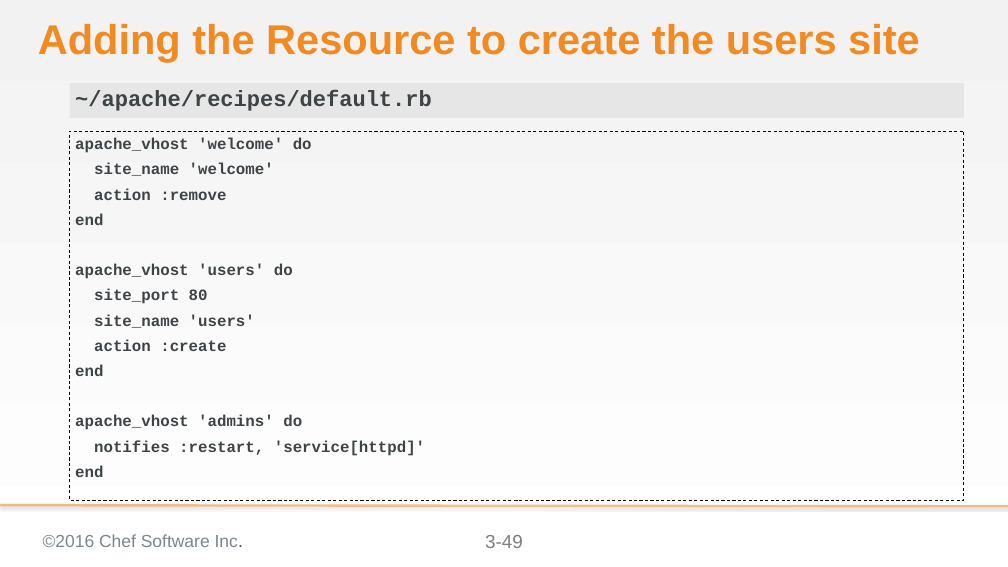
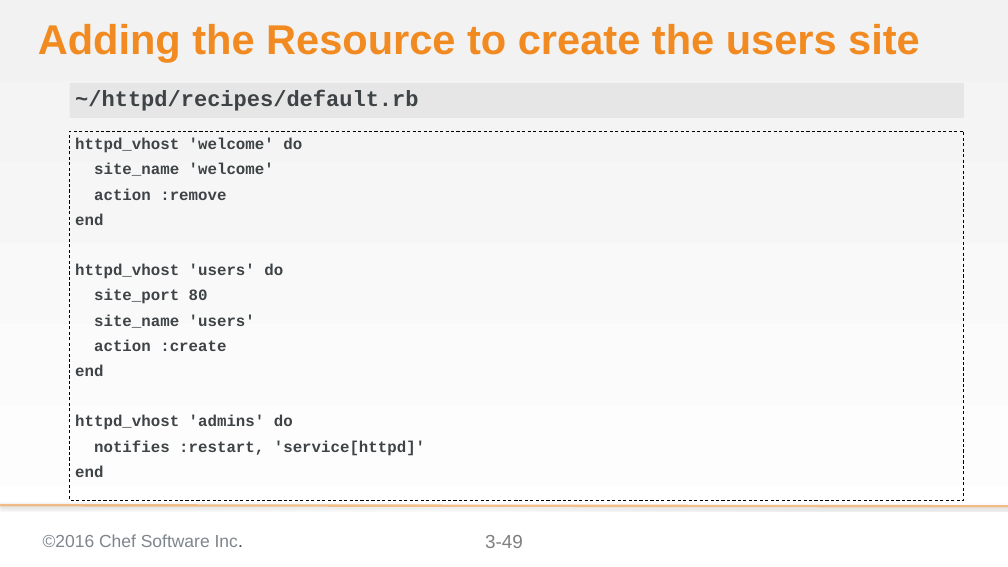
Before and after one commit to chef-training/extending_cookbooks, a slide deck: slide 49 of 03-creating_a_custom_resource.pptx. Drawn at 1008x567 pixels with LibreOffice and Linux fonts; fonts in the diff are those of the drawing; background and template pictures are left out. Boxes give left, top, right and bottom in pixels: in the first picture for what was removed or moved away, otherwise in the second. Text is boxed around its words. In the diff, an @@ line names an element or a change of style, - is before the commit and + after.

Commit message:
Updates to InSpec, the output, cookbook name, and hash syntax
* Changed ServerSpec to InSpec
* Changed ouput to show InSpec feedback from Test Kitchen
* Updated ChefSpec output as well though it was only warnings that were removed
* Renamed the cookbook to 'httpd' so that it works with the TDD content
* Decided to use the newer Ruby hash syntax in all locations

```diff
--- a/03-creating_a_custom_resource.pptx
+++ b/03-creating_a_custom_resource.pptx
@@ text at [75,90,418,111]: text changed @@
-~/apache/recipes/default.rb
+~/httpd/recipes/default.rb
@@ text at [75,138,302,153]: text changed @@
-apache_vhost 'welcome' do
+httpd_vhost 'welcome' do
@@ text at [75,264,283,279]: text changed @@
-apache_vhost 'users' do
+httpd_vhost 'users' do
@@ text at [75,415,293,430]: text changed @@
-apache_vhost 'admins' do
+httpd_vhost 'admins' do
```
Also in this commit, not shown: 41 other slides changed.
